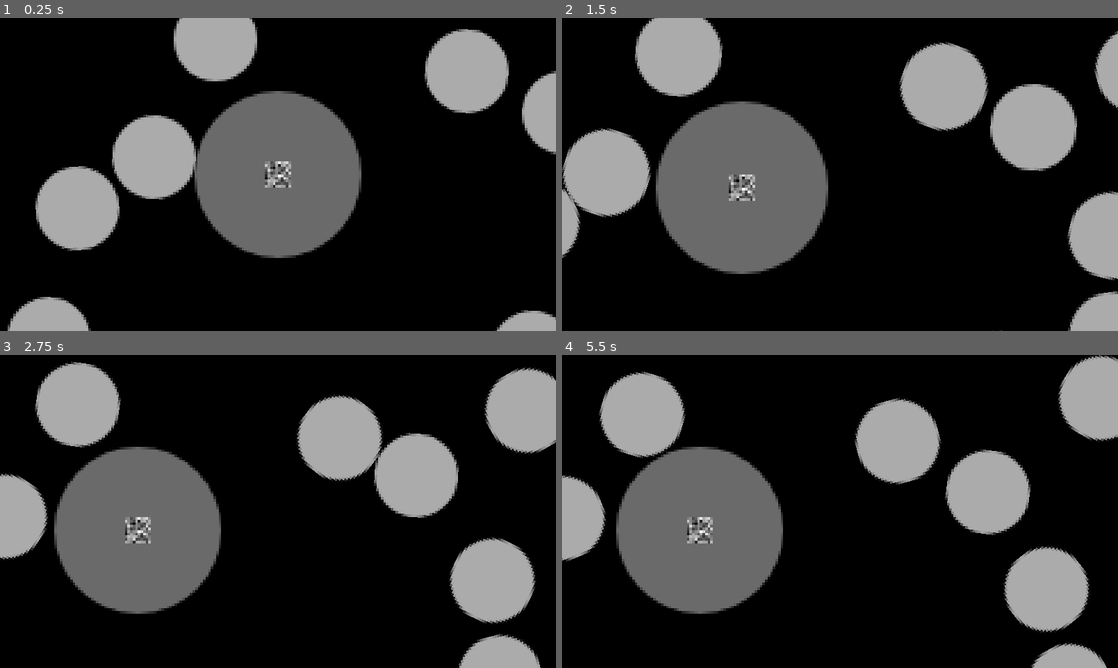
Above: before the commit, frames 1-4 (two rows, left to right).
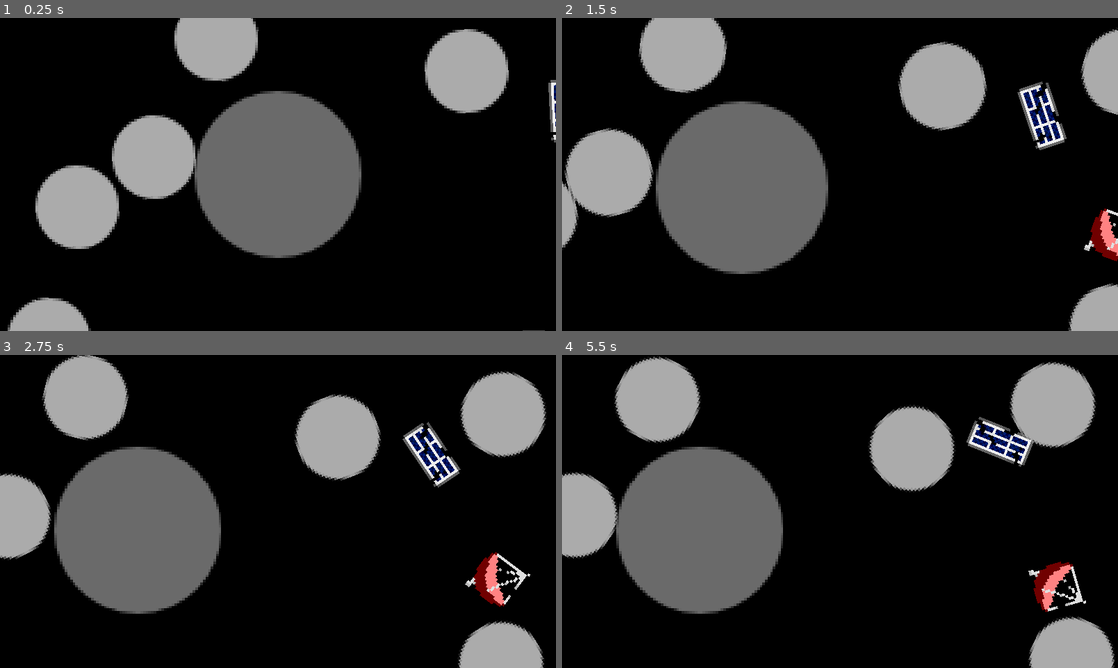
Above: after the commit, the same moments.

Repository: Three-s-A-Crowd-Games/Bubblekinesis
Game: Godot game, scene res://resources/main.tscn
The game is run twice, just before and just after one commit, with the same random seed, the same clock (stepped at 60 frames per second) and the same inputs.
Inputs (mouse positions are in pixels of both pictures, inside the frame that each line leads up to):
- Up to frame 1 (0.25 s): no input
- Up to frame 2 (1.5 s): move the mouse to (962, 158) at 0.52 s; hold Middle mouse button (cam_drag) 0.53-1.28 s; move the mouse to (728, 190) at 1.27 s; tap Mouse wheel up (zoom_in) at 1.35 s
- Up to frame 3 (2.75 s): move the mouse to (333, 442) at 2.02 s; tap Mouse wheel down (zoom_out) at 2.1 s
- Up to frame 4 (5.5 s): move the mouse to (812, 574) at 2.77 s; tap Middle mouse button (cam_drag) at 2.85 s; move the mouse to (1006, 558) at 3.52 s; tap Mouse wheel up (zoom_in) at 3.6 s; move the mouse to (673, 464) at 4.27 s; tap Mouse wheel down (zoom_out) at 4.35 s; move the mouse to (867, 511) at 5.02 s; hold Middle mouse button (cam_drag) from 5.03 s (still down)

The runs differ from the first frame. In frame 1, 3.1% of the frame differs, in the area x 1-100%, y 0-100%; in frame 2, 8.4%; in frame 3, 12%; in frame 4, 17%, in the area x 0-100%, y 0-100%.

Commit message:
Add spawning different types of resources

Diff:
--- a/resources/main.tscn
+++ b/resources/main.tscn
@@ -30,6 +30,7 @@
 [node name="Spobjects" type="Node2D" parent="."]
 
 [node name="Sprite2D" type="Sprite2D" parent="."]
+visible = false
 texture = SubResource("ImageTexture_6tsv4")
 
 [connection signal="body_exited" from="PlayArea" to="." method="_on_play_area_body_exited"]
--- a/resources/spobject/spobject.gd
+++ b/resources/spobject/spobject.gd
@@ -5,14 +5,41 @@
 @onready var Collider := $CollisionShape2D
 @onready var Sprite := $Sprite2D
 
+enum Type {
+	RESOURCE,
+	METEOR
+}
+
+# Path and Size-Tier: S=0, M=1, L=2
+const resources = {
+	"res://assets/sprites/spobjects/bubbleable/rocket_part.png": 2,
+	"res://assets/sprites/spobjects/bubbleable/rocket_part_2.png": 1,
+	"res://assets/sprites/spobjects/bubbleable/satellite.png": 1,
+	"res://assets/sprites/spobjects/bubbleable/solar_panel_1.png": 2,
+	"res://assets/sprites/spobjects/bubbleable/sputnik.png": 2,
+}
+
+var chance_for_resource := 0.5
+
+var type
+
 var size_tier :int
 
 func _ready() -> void:
+	type = Type.RESOURCE if randf() < chance_for_resource else Type.METEOR
+
+	if type == Type.RESOURCE:
+		add_child(load("res://resources/components/bubbleable.tscn").instantiate())
+		var key :String = resources.keys()[randi_range(0,resources.keys().size() - 1)]
+		size_tier = resources[key]
+		Sprite.texture = load(key)
+	else:
+		Sprite.texture =  load("res://assets/32x32testthing.png")
+
 	linear_velocity = Vector2(randf_range(-1,1), randf_range(-1,1))
 	angular_velocity = randf_range(-0.3,0.3)
-	Collider.shape.height = ($Sprite2D.texture.get_height() * $Sprite2D.scale.y)
-	Collider.shape.radius = ($Sprite2D.texture.get_width() * $Sprite2D.scale.x) / 2
-	size_tier = 0
+	Collider.shape.height = (Sprite.texture.get_height() * Sprite.scale.y)
+	Collider.shape.radius = (Sprite.texture.get_width() * Sprite.scale.x) / 2
 
 func _physics_process(delta: float) -> void:
 	move_and_collide(linear_velocity*delta, false, 0.01, false)
--- a/resources/spobject/spobject.tscn
+++ b/resources/spobject/spobject.tscn
@@ -1,13 +1,13 @@
-[gd_scene load_steps=5 format=3 uid="uid://c3rbmttulavuh"]
+[gd_scene load_steps=4 format=3 uid="uid://c3rbmttulavuh"]
 
 [ext_resource type="Script" path="res://resources/spobject/spobject.gd" id="1_kf4dc"]
-[ext_resource type="Texture2D" uid="uid://xhkwsp7a1nd6" path="res://assets/32x32testthing.png" id="2_vmkk7"]
 
 [sub_resource type="PhysicsMaterial" id="PhysicsMaterial_dm3xq"]
 friction = 0.0
 bounce = 1.0
 
 [sub_resource type="CapsuleShape2D" id="CapsuleShape2D_3x5de"]
+resource_local_to_scene = true
 
 [node name="Spobject" type="RigidBody2D"]
 physics_material_override = SubResource("PhysicsMaterial_dm3xq")
@@ -19,7 +19,6 @@
 script = ExtResource("1_kf4dc")
 
 [node name="Sprite2D" type="Sprite2D" parent="."]
-texture = ExtResource("2_vmkk7")
 
 [node name="CollisionShape2D" type="CollisionShape2D" parent="."]
 shape = SubResource("CapsuleShape2D_3x5de")
